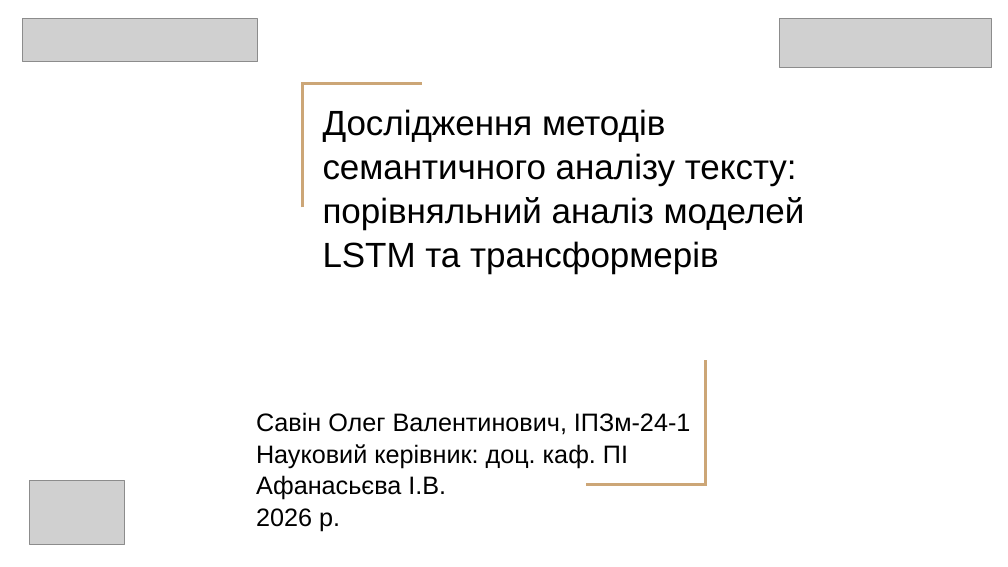
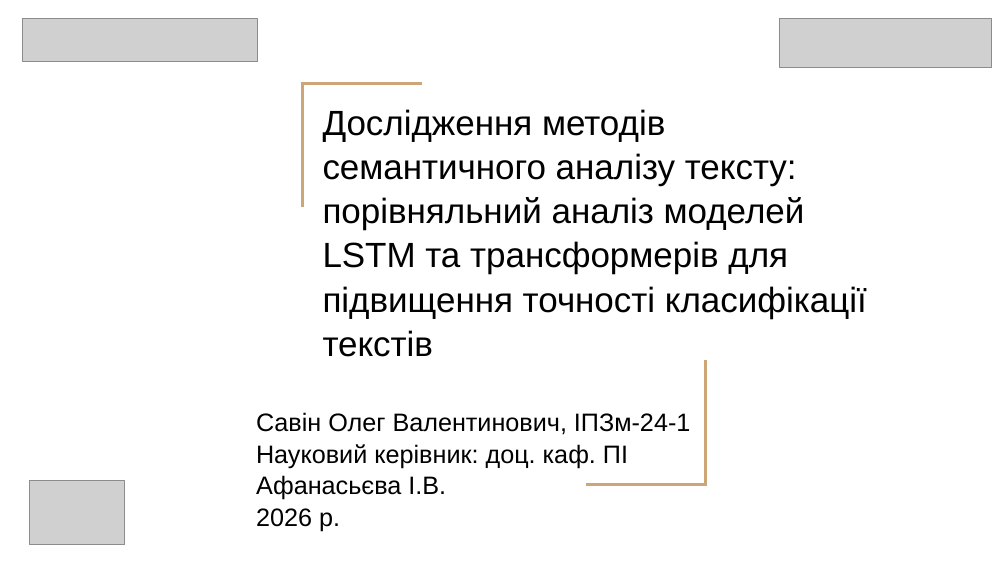
Before and after one commit to OlehSavin/2026_-_-_----24-1_-_-_-, a slide deck: slide 1 of 2026_М_ПІ_ІПЗ-м-24-1_Савін_О_В.pptx. Drawn at 1008x567 pixels with LibreOffice and Linux fonts; fonts in the diff are those of the drawing; grey boxes stand for pictures. Boxes give left, top, right and bottom in pixels: in the first picture for what was removed or moved away, otherwise in the second. Text is boxed around its words. In the diff, an @@ line names an element or a change of style, - is before the commit and + after.

Commit message:
fix

```diff
--- a/2026_М_ПІ_ІПЗ-м-24-1_Савін_О_В.pptx
+++ b/2026_М_ПІ_ІПЗ-м-24-1_Савін_О_В.pptx
@@ text at box(323, 241, 867, 357): text changed @@
-LSTM та трансформерів
+LSTM та трансформерів для підвищення точності класифікації текстів
```
